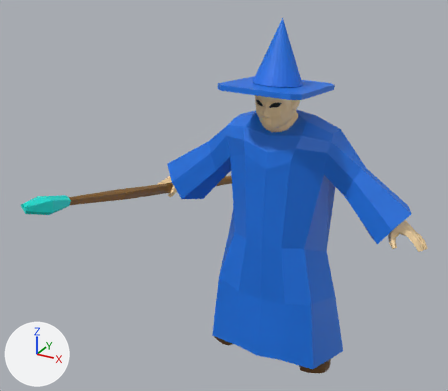
Renders of the FBX model MiniJam-FinalBoss-2022/Assets/Models/Characters/Enemies/Minion/MinionMage.fbx from each side of a commit.
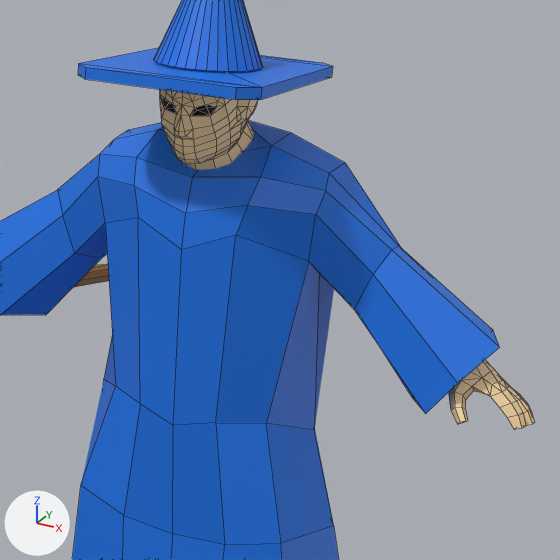
Old and new are each drawn whole from a camera (50 mm lens) standing at (1.486, -3.396, 2.834) and looking at (-0.259, -0.223, 1.247) and again close up on the part from 41% to 98% of the width and 14% to 80% of the height. The lights are fixed; the arrows at lower left show +X, +Y and +Z. The close-ups show mesh edges as thin lines.
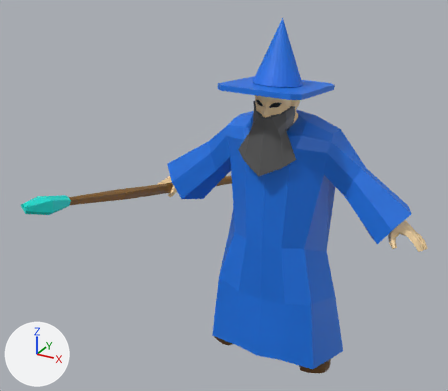
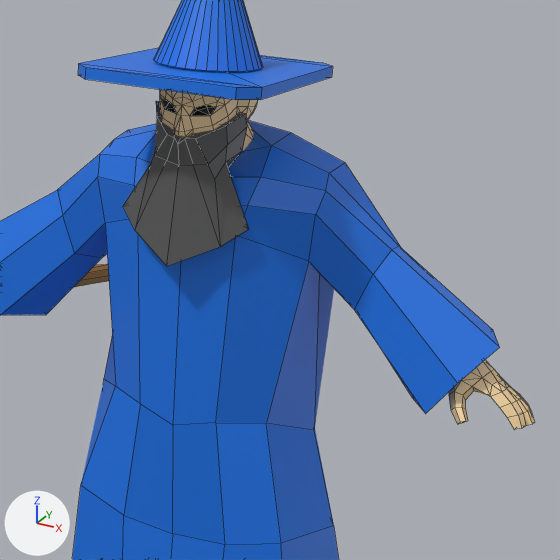
Commit message: New enemy mage

The change in detail:
Material 'MageBeard' (mat_magebeard) is new.
Its base color is (0.102, 0.102, 0.102) (dark grey #5a5a5a).
me_mesh is used by ob_mesh; location (0.0, 0.0, 0.0).
me_mesh had 867 vertices, 919 faces and spanned x -0.99..0.97, y -1.25..1.0, z 0.0..2.33.
me_mesh now has 909 vertices, 959 faces and spans x -0.99..0.97, y -1.25..1.0, z 0.0..2.33.
me_mesh part 1: a new loose piece of 42 vertices spanning x -0.19..0.19, y -0.26..-0.05, z 1.44..1.85, in mat_magebeard (dark grey #5a5a5a).
me_mesh now uses material mat_magebeard (dark grey #5a5a5a).

Pixel boxes (x1, y1, x2, y2) of what changed, in the close-ups (560 x 560 px):
part 1 of me_mesh, added: after (123, 101, 248, 266)
